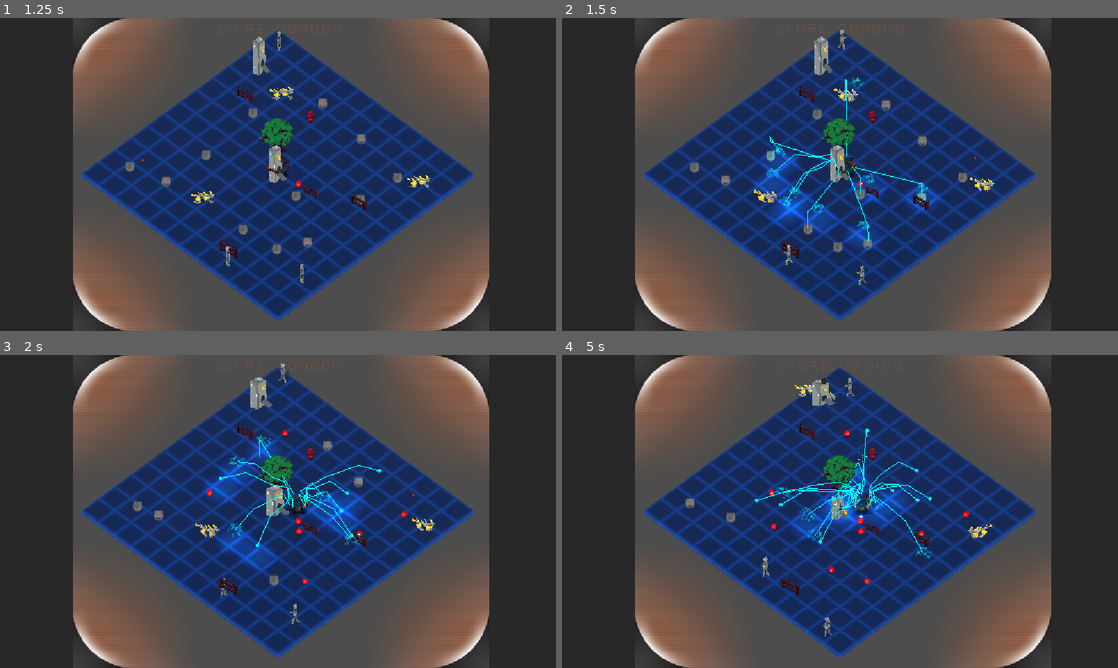
Above: before the commit, frames 1-4 (two rows, left to right).
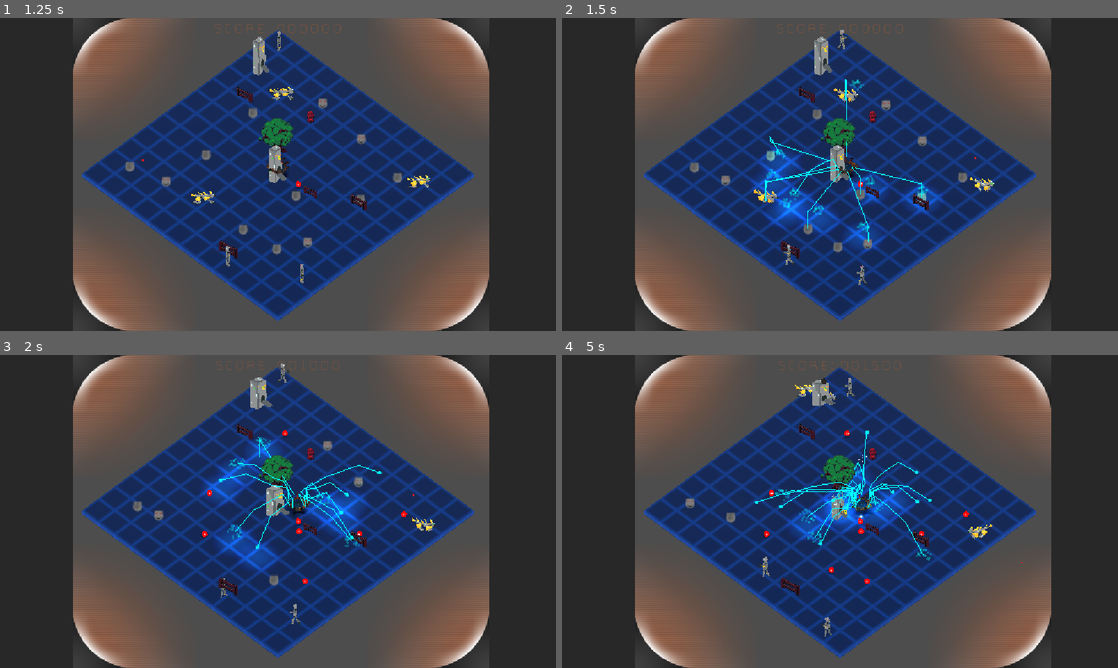
Above: after the commit, the same moments.

Repository: Gamkedo/terminus-2k28
Game: Godot game, scene res://level_menu.tscn
Same seed, same stepped clock (60 frames per second), same inputs: the game is played once before the commit and once after it.
Inputs (mouse positions are in pixels of both pictures, inside the frame that each line leads up to):
- Up to frame 1 (1.25 s): click (155, 161) at 0.5 s
- Up to frame 2 (1.5 s): move the mouse to (962, 158) at 1.27 s; press the mouse at (962, 158) at 1.28 s; hold D (walk_right) from 1.28 s (still down)
- Up to frame 3 (2 s): keep holding D (walk_right)
- Up to frame 4 (5 s): release D (walk_right) at 2 s; release the mouse at (962, 495) at 2 s; drag from (728, 527) to (812, 574) at 2.02 s; move the mouse to (895, 442) at 2.77 s; press the mouse at (895, 442) at 2.78 s; hold D (walk_right) 2.78-3.5 s; release the mouse at (895, 442) at 3.5 s; drag from (812, 574) to (673, 464) at 3.52 s; move the mouse to (1006, 558) at 4.27 s; press the mouse at (1006, 558) at 4.28 s; hold A (walk_left) from 4.28 s (still down)

Frame 1 is identical in both runs. In frame 2, 0.6% of the frame differs, in the area x 36-66%, y 18-69%; in frame 3, 0.8%; in frame 4, 1.1%, in the area x 34-67%, y 2-66%.

Commit message:
fixes to enemy collision height

Diff:
--- a/Scenes - Objects/enemy_android.tscn
+++ b/Scenes - Objects/enemy_android.tscn
@@ -50,7 +50,7 @@
 }]
 
 [sub_resource type="CylinderShape3D" id="CylinderShape3D_7tbbo"]
-height = 1.7001953
+height = 3.6391602
 radius = 1.0366211
 
 [node name="EnemyAndroid" type="Node3D" unique_id=163751198 groups=["enemy"]]
@@ -84,7 +84,7 @@
 collision_mask = 133
 
 [node name="CollisionShape3D" type="CollisionShape3D" parent="Area3D" unique_id=1818791255]
-transform = Transform3D(1, 0, 0, 0, 1, 0, 0, 0, 1, 0, 0.39013672, 0)
+transform = Transform3D(1, 0, 0, 0, 1, 0, 0, 0, 1, 0, 1.3596191, 0)
 shape = SubResource("CylinderShape3D_7tbbo")
 
 [node name="ShotPivot" type="Node3D" parent="." unique_id=76065137]
--- a/Scenes - Objects/enemy_billboard_demo.tscn
+++ b/Scenes - Objects/enemy_billboard_demo.tscn
@@ -19,7 +19,7 @@
 billboard_mode = 1
 
 [sub_resource type="CylinderShape3D" id="CylinderShape3D_7tbbo"]
-height = 1.7001953
+height = 2.6437836
 radius = 0.85791016
 
 [node name="EnemyBillboardDemo" type="Node3D" unique_id=533656628 groups=["enemy"]]
@@ -41,5 +41,5 @@
 collision_mask = 133
 
 [node name="CollisionShape3D" type="CollisionShape3D" parent="Area3D" unique_id=119700671]
-transform = Transform3D(1, 0, 0, 0, 1, 0, 0, 0, 1, 0, 0.39013672, 0)
+transform = Transform3D(1, 0, 0, 0, 1, 0, 0, 0, 1, 0, 0.86193085, 0)
 shape = SubResource("CylinderShape3D_7tbbo")
--- a/Scenes - Objects/enemy_robodog.tscn
+++ b/Scenes - Objects/enemy_robodog.tscn
@@ -49,7 +49,7 @@
 }]
 
 [sub_resource type="CylinderShape3D" id="CylinderShape3D_7tbbo"]
-height = 1.7001953
+height = 2.760254
 radius = 1.0366211
 
 [node name="EnemyRobodog" type="Node3D" unique_id=163751198 groups=["enemy"]]
@@ -80,5 +80,5 @@
 collision_mask = 133
 
 [node name="CollisionShape3D" type="CollisionShape3D" parent="Area3D" unique_id=1818791255]
-transform = Transform3D(1, 0, 0, 0, 1, 0, 0, 0, 1, 0, 0.39013672, 0)
+transform = Transform3D(1, 0, 0, 0, 1, 0, 0, 0, 1, 0, 0.920166, 0)
 shape = SubResource("CylinderShape3D_7tbbo")
--- a/Scenes - Objects/enemy_roombye.tscn
+++ b/Scenes - Objects/enemy_roombye.tscn
@@ -5,8 +5,8 @@
 [ext_resource type="PackedScene" uid="uid://b436pw14511jn" path="res://Models (game format)/roombye.glb" id="3_pqlaa"]
 
 [sub_resource type="CylinderShape3D" id="CylinderShape3D_7tbbo"]
-height = 1.7001953
-radius = 0.85791016
+height = 2.5358887
+radius = 1.2890625
 
 [node name="RoombyeEnemy" type="Node3D" unique_id=533656628 groups=["enemy"]]
 script = ExtResource("1_81w8d")
@@ -17,7 +17,7 @@
 collision_mask = 5
 
 [node name="CollisionShape3D" type="CollisionShape3D" parent="Area3D" unique_id=119700671]
-transform = Transform3D(1, 0, 0, 0, 1, 0, 0, 0, 1, 0, 0.39013672, 0)
+transform = Transform3D(1, 0, 0, 0, 1, 0, 0, 0, 1, 0, 0.8079834, 0)
 shape = SubResource("CylinderShape3D_7tbbo")
 
 [node name="roombye" parent="." unique_id=1503943398 instance=ExtResource("3_pqlaa")]
--- a/Scenes - Objects/enemy_stationary_turret.tscn
+++ b/Scenes - Objects/enemy_stationary_turret.tscn
@@ -7,7 +7,7 @@
 [ext_resource type="PackedScene" uid="uid://dg3ceg55au7hu" path="res://Models (game format)/stationary_turret_base.glb" id="3_wa4ca"]
 
 [sub_resource type="CylinderShape3D" id="CylinderShape3D_0tytp"]
-height = 2.4836426
+height = 2.918518
 radius = 1.3
 
 [node name="EnemyStationaryTurret" type="Node3D" unique_id=511856781 groups=["enemy"]]
@@ -35,5 +35,5 @@
 collision_mask = 5
 
 [node name="CollisionShape3D" type="CollisionShape3D" parent="Area3D" unique_id=419968350]
-transform = Transform3D(1, 0, 0, 0, 1, 0, 0, 0, 1, 0, 0.6419678, 0)
+transform = Transform3D(1, 0, 0, 0, 1, 0, 0, 0, 1, 0, 0.8594055, 0)
 shape = SubResource("CylinderShape3D_0tytp")
--- a/Scenes - Objects/player.tscn
+++ b/Scenes - Objects/player.tscn
@@ -81,7 +81,7 @@
 
 [node name="Turret" type="MeshInstance3D" parent="TurretPivot" unique_id=1096646795]
 unique_name_in_owner = true
-transform = Transform3D(1, 0, 0, 0, 1, 0, 0, 0, 1, 0, 1.5172758, 0)
+transform = Transform3D(1, 0, 0, 0, 1, 0, 0, 0, 1, 0, 1.0594563, 0)
 mesh = SubResource("BoxMesh_7tbbo")
 
 [node name="CannonA" type="MeshInstance3D" parent="TurretPivot/Turret" unique_id=1565162303]
